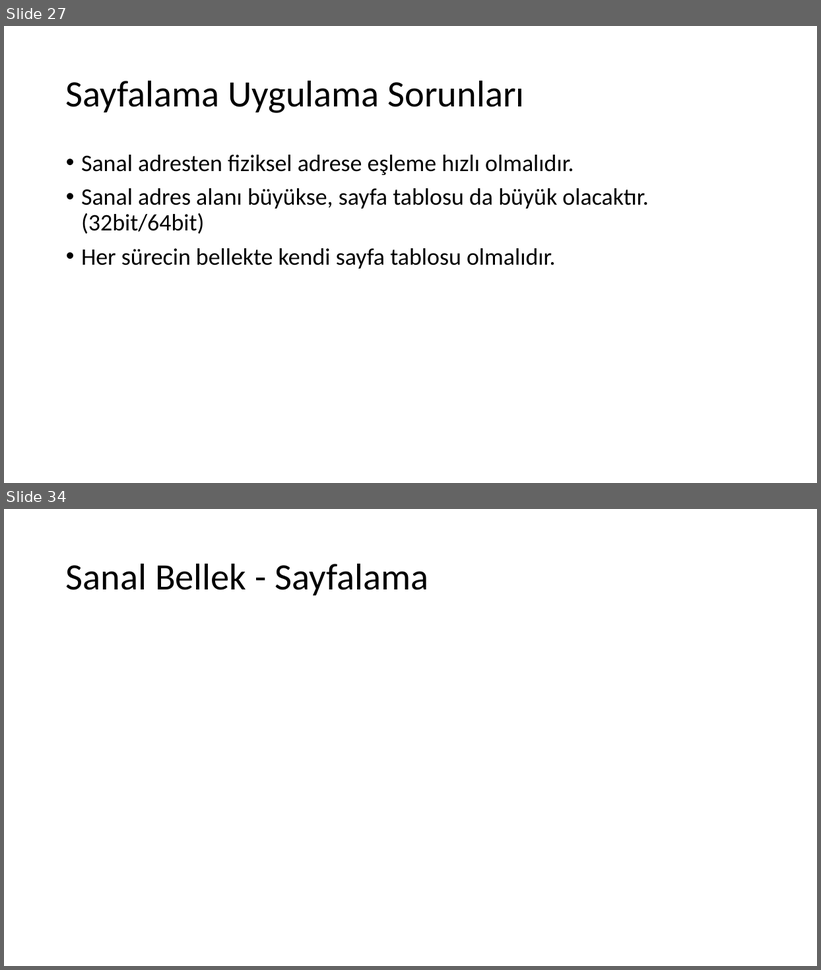
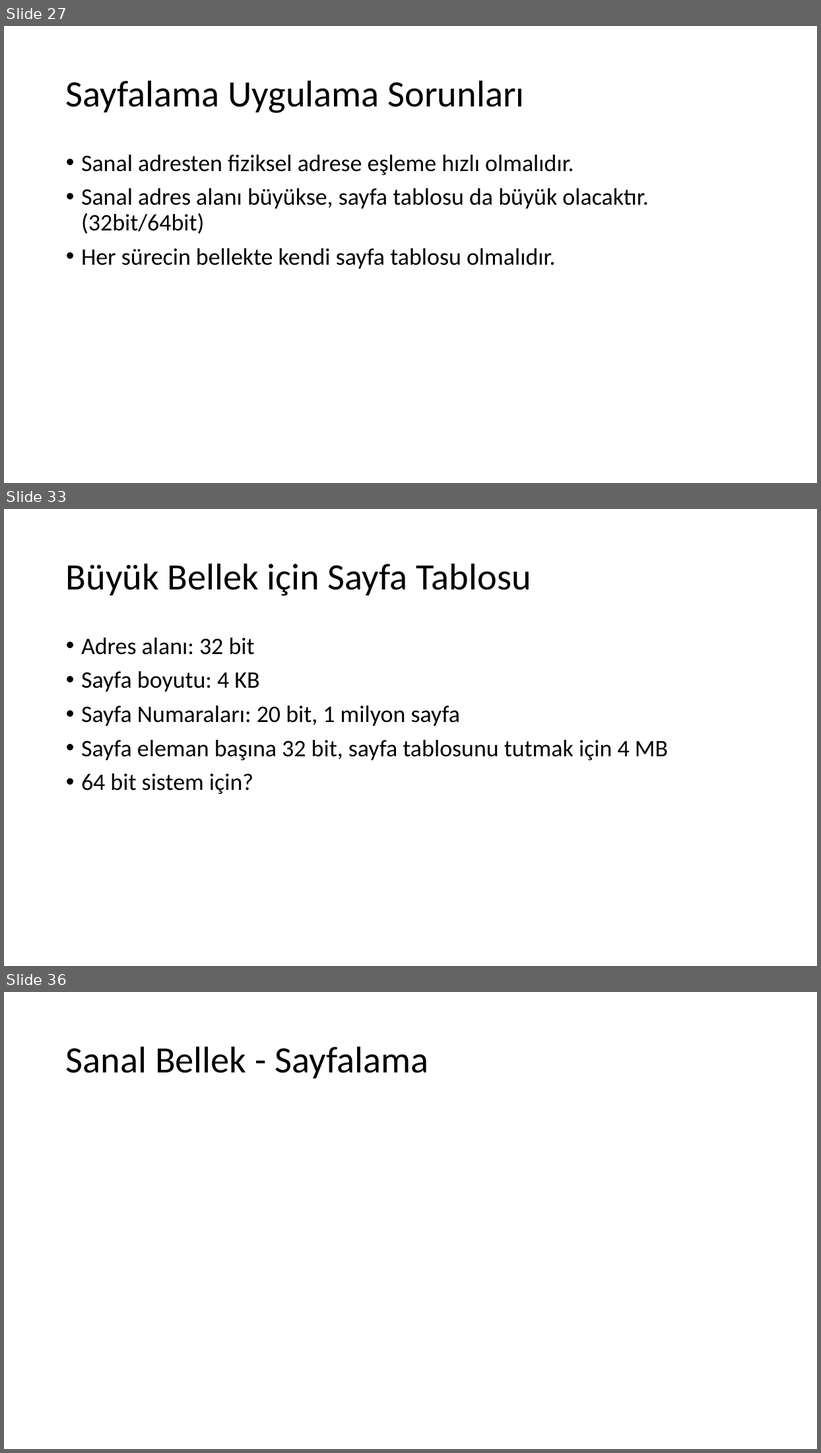
Before and after one commit to sercankulcu/sercankulcu.github.io, a slide deck: files/os/3_Bolum_3_Bellek.pptx. Shown one above the other, each under a label of ours: slides 27 and 34 before the commit, slides 27, 33 and 36 after it; the slides between them are not shown. The pictures are 821x970 and 821x1453 pixels, drawn with LibreOffice and Linux fonts; fonts in the diff are those of the drawing. Boxes give left, top, right and bottom in pixels: in the first picture for what was removed or moved away, otherwise in the second. Text is boxed around its words. In the diff, an @@ line names an element or a change of style, - is before the commit and + after.

```diff
--- a/files/os/3_Bolum_3_Bellek.pptx
+++ b/files/os/3_Bolum_3_Bellek.pptx
@@ slide 33 added at <box>4,509,817,966</box>, background #FFFFFF @@
@@ title added at <box>66,563,531,596</box>, 44 pt, text #000000 @@
+Büyük Bellek için Sayfa Tablosu
@@ text added at <box>81,638,668,794</box>, 28 pt, text #000000 @@
+• Adres alanı: 32 bit
+• Sayfa boyutu: 4 KB
+• Sayfa Numaraları: 20 bit, 1 milyon sayfa
+• Sayfa eleman başına 32 bit, sayfa tablosunu tutmak için 4 MB
+• 64 bit sistem için?
@@ what was slide 34 is now slide 36 @@
```
Also in this commit, not shown: 2 slides changed, 5 other slides added, 4 slides removed, 1 other file.
